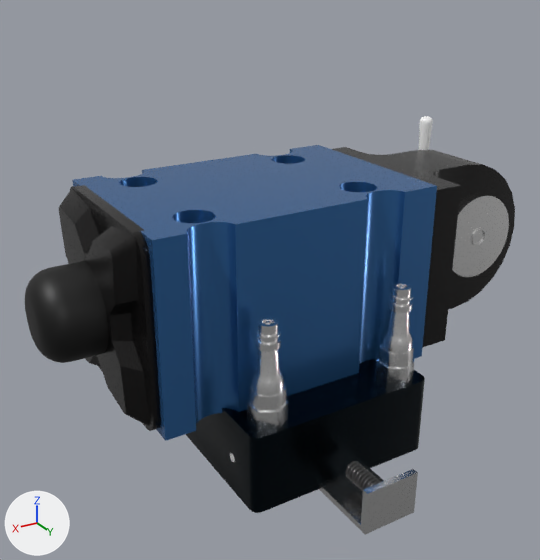
Renders of the glTF model 06/assets/06.glb from each side of a commit.
Camera for both pictures: a 50 mm lens placed at (9.43, 23.71, 3.15), pointed at (5.59, 17.31, -0.05). Arrows for +X, +Y and +Z are at lower left; the lights stay in place. Where no turn or scale is listed for an object, it has been applied to the vertices.
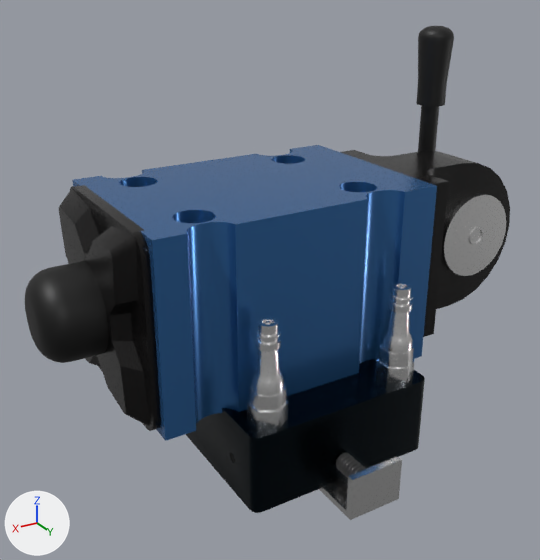
The newer file is also turned or shifted as a whole; pictures and numbers use the older file's frame.

The change, as a diff of the scene's bpy script:
```diff
--- a/06/assets/06.glb.py
+++ b/06/assets/06.glb.py
@@ mat_material_003 @@
 mat_material_003 = principled_material('Material.003')
-mat_material_003.base_color = (1.0, 1.0, 1.0)  # white #ffffff
+mat_material_003.base_color = (0.0, 0.0, 0.0)  # black #000000
@@ ob_cube_009 @@
 ob_cube_009 = bpy.data.objects.new('Cube.009', me_cube_006)
-ob_cube_009.location = (5.56, 19.0, -1.7)
+ob_cube_009.location = (5.56, 18.77, -1.7)
@@ ob_circle_001 @@
 ob_circle_001 = bpy.data.objects.new('Circle.001', me_circle_001)
-ob_circle_001.location = (5.54, 19.33, -1.56)
+ob_circle_001.location = (5.54, 19.17, -1.56)
@@ ob_cube_006 @@
 ob_cube_006.location = (3.22, 17.09, -0.05)
-ob_cube_006.scale = (0.926, 0.926, 0.926)
+ob_cube_006.scale = (0.926, 0.757, 0.926)
@@ ob_cylinder_007 @@
 ob_cylinder_007 = bpy.data.objects.new('Cylinder.007', me_cylinder_034)
-ob_cylinder_007.location = (2.78, 17.82, 0.01)
+ob_cylinder_007.location = (2.78, 17.76, 0.01)
 ob_cylinder_007.rotation_euler = (1.571, 0.0, 0.0)  # degrees (90, 0, 0)
-ob_cylinder_007.scale = (0.522, 0.522, 0.522)
+ob_cylinder_007.scale = (0.522, 0.522, 0.486)
@@ ob_cylinder_022 @@
 ob_cylinder_022 = bpy.data.objects.new('Cylinder.022', me_cylinder_035)
-ob_cylinder_022.location = (2.74, 16.46, 0.87)
-ob_cylinder_022.scale = (0.0688, 0.0688, 0.0688)
+ob_cylinder_022.location = (2.74, 16.51, 1.59)
+ob_cylinder_022.scale = (0.178, 0.178, 0.134)
```

Pixel boxes [x1, y1, x2, y2] of what changed, in the pictures (540 x 560 px):
'Cube.006', rescaled (8% narrower, 7% shorter)
    before: [332, 147, 515, 348]
    after: [341, 150, 510, 337]
'Cube.009', moved
    before: [319, 465, 418, 535]
    after: [319, 456, 402, 520]
'Cylinder.007', moved, rescaled
    before: [452, 195, 509, 277]
    after: [441, 193, 506, 276]
'Cylinder.022', recoloured, moved, rescaled
    before: [418, 116, 433, 150]
    after: [416, 26, 454, 152]
'Circle.001', moved
    before: [345, 461, 381, 491]
    after: [336, 452, 366, 478]
'Cylinder.027', recoloured
    both: [230, 453, 235, 462]
